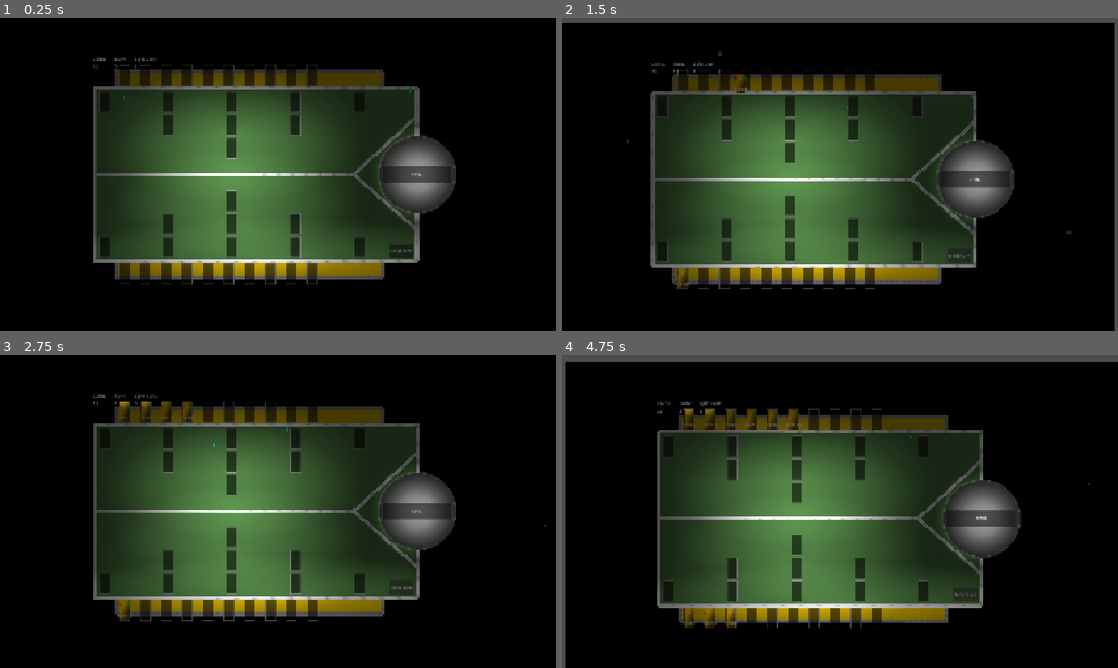
Above: before the commit, frames 1-4 (two rows, left to right).
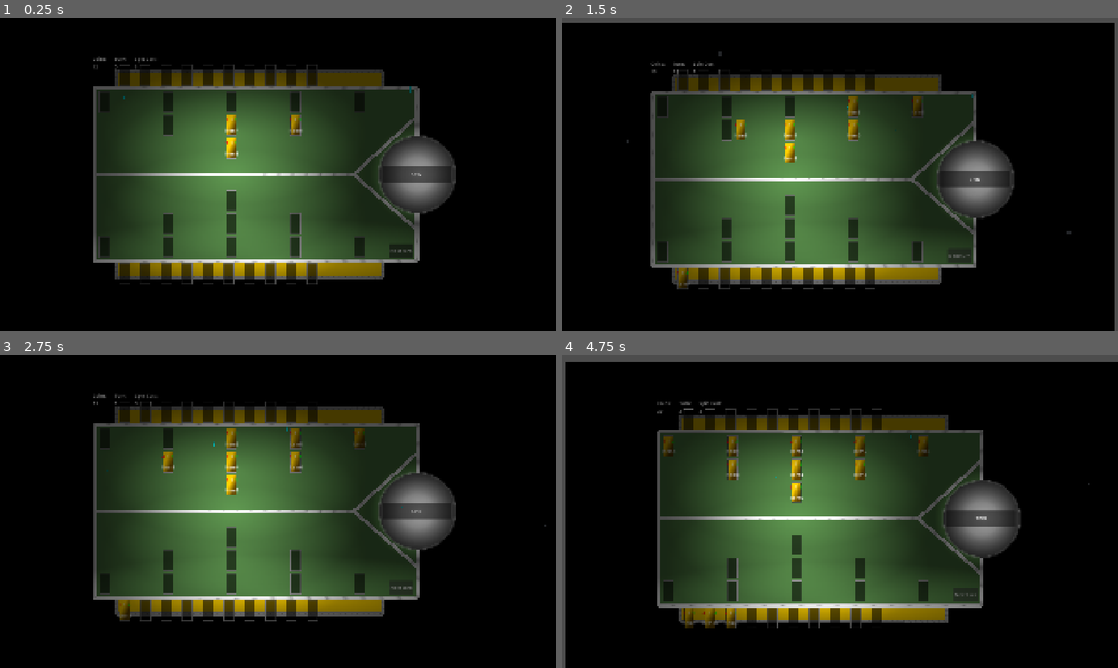
Above: after the commit, the same moments.

Repository: ArmanKianian/Untitled
Game: Godot game, scene res://scenes/game.tscn
Two runs of this game, one before a commit and one after it. Both use one fixed random seed, a clock stepped at 60 frames per second and the inputs below.
Inputs:
- Up to frame 1 (0.25 s): no input
- Up to frame 2 (1.5 s): click "SPIN" at 0.5 s; click "Next turn" at 1.25 s
- Up to frame 3 (2.75 s): click "Next turn" at 2 s
- Up to frame 4 (4.75 s): click "SPIN" at 2.75 s; click "SPIN" at 3.5 s; click "Next turn" at 4.25 s

The runs differ from the first frame. In frame 1, 0.4% of the frame differs, in the area x 40-55%, y 30-45%; in frame 2, 0.7%; in frame 3, 1.1%; in frame 4, 1.5%, in the area x 18-66%, y 17-87%.

Commit message:
Enemy Brain
Now enemy play cards, it does everything in seconds so we don't see any animation, but later i will fix this

enemy brain has not the best calculations, but it works, this is enough for now! XD

Diff:
--- a/scripts/card.gd
+++ b/scripts/card.gd
@@ -11,6 +11,8 @@
 @onready var camera: Camera2D = $"../../../Camera2D"
 
 @onready var player_square: Node2D = $"../../../war_square/player_square"
+@onready var square: Node2D
+@onready var enemy_square: Node2D = $"../../../war_square/enemy_square"
 @onready var player_inventory: Node2D = $"../../../inventory/player_inventory"
 @onready var inventory: Node2D
 @onready var enemy_inventory: Node2D = $"../../../inventory/enemy_inventory"
@@ -57,7 +59,7 @@
 		area.mouse_exited.connect(_on_mouse_exited)
 
 	# Connect every player_square slots
-	for area in player_square.get_children():
+	for area in square.get_children():
 		area.mouse_entered.connect(_on_mouse_entered.bind(area))
 		area.mouse_exited.connect(_on_mouse_exited)
 
--- a/scripts/game.gd
+++ b/scripts/game.gd
@@ -8,9 +8,11 @@
 @onready var enemy_inventory: Node2D = $inventory/enemy_inventory
 @onready var player_cards: Node2D = $cards/player_cards
 @onready var enemy_cards: Node2D = $cards/enemy_cards
+@onready var player_square: Node2D = $war_square/player_square
+@onready var enemy_square: Node2D = $war_square/enemy_square
+
+
 @onready var spinning_wheel: Node2D = $Spinning_Wheel
-
-@onready var enemy_square: Node2D = $war_square/enemy_square
 
 @onready var spin_cost: Label = $UI/GridContainer/spin_cost
 @onready var turn: Label = $UI/GridContainer/turn
@@ -25,6 +27,7 @@
 var enemy_spin_cost = 3
 
 func _ready() -> void:
+	enemy_move()
 	enemy_coin = start_coin
 	enemy_spin_cost = turn_spin_cost
 	coin.text = str(start_coin)
@@ -40,27 +43,28 @@
 func _on_spin_button_pressed() -> void:
 	camera.screen_shake(8, 0.2)
 	if int(coin.text) >= int(spin_cost.text):
-		if add_card(player_cards, player_inventory):
+		if add_card(player_cards, player_inventory, player_square):
 			coin.text = str(int(coin.text) - int(spin_cost.text))
 			spin_cost.text = str(int(spin_cost.text) + spin_cost_gain)
 
-func add_card(owner, owner_inventory):
-	for child in owner_inventory.get_children():
+func add_card(cards, inventory, square):
+	for child in inventory.get_children():
 		if child.item == null:
 			var chosen = spinning_wheel.spin()
 			var card = CARD.instantiate()
-			card.inventory = owner_inventory
+			card.inventory = inventory
+			card.square = square
 			card.type = chosen["name"]
 			card.level = chosen["level"]
 			card.health = chosen["health"]
 			card.damage = chosen["damage"]
-			owner.add_child(card)
+			cards.add_child(card)
 			return true
 	print("inventory is full!")
 
 func enemy_move():
 	while enemy_coin >= enemy_spin_cost:
-		if add_card(enemy_cards, enemy_inventory):
+		if add_card(enemy_cards, enemy_inventory, enemy_square):
 			enemy_coin -= enemy_spin_cost
 			enemy_spin_cost += spin_cost_gain
 		else:
@@ -68,24 +72,25 @@
 	enemy_coin += turn_coin_gain
 	enemy_spin_cost = turn_spin_cost
 
-	#var enemy_square_slot_count = enemy_square.get_child_count()
-	#var enemy_square_slots = enemy_square.get_children()
-	#var enemy_card_count = enemy_cards.get_child_count()
-	#for i in range(enemy_square_slot_count):
-		#if enemy_card_count <= 0:
-			#return
-		#enemy_card_count = enemy_cards.get_child_count()
-		#var a = enemy_square_slots[enemy_square_slot_count-i-1].position
-		#var max = -1
-		#var chosen
-		#for card in enemy_cards.get_children():
-			#if card.is_played == false:
-				#print(card.health + card.damage)
-				#if card.health + card.damage > max:
-					#max = card.health + card.damage
-					#chosen = card
-			#else:
-				#enemy_card_count -= 1
-		## print(chosen.position)
-		#if chosen:
-			#chosen.is_played = true
+	var max_stat
+	var choice
+	var enemy_slots = enemy_square.get_children()
+	for y in range(enemy_cards.get_child_count()):
+		max_stat = -1
+		choice = null
+		for card in enemy_cards.get_children():
+			if card.is_played == false:
+				if max_stat < card.health + card.damage:
+					max_stat = card.health + card.damage
+					choice = card
+		if choice:
+			choice.is_played = true
+
+			for i in range(enemy_slots.size(), 0, -1):
+				if enemy_slots[i-1].item == null:
+					choice.start_area.item = null
+					choice.start_area = enemy_slots[i-1]
+					choice.current_area = enemy_slots[i-1]
+					choice.future_position = choice.current_area.position
+					choice.current_area.item = choice
+					break
